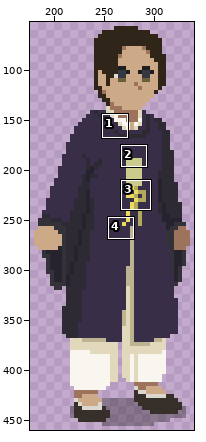
One commit to this pixel-art file: Assets/Resources/Art/Sprites/RichSeiyslanFriend/Animations/RichSeiyslanFriend.ase. The first picture is a wide view before the edit; the outline marks the close-up.
Close-up. Before:
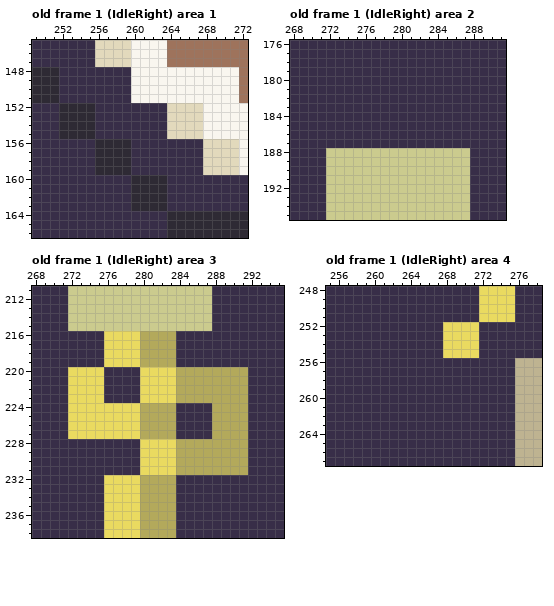
512x512 pixels, 2 frames. Colours within 5 levels of each other are drawn and written as one. Shown: old frame 1 (IdleRight) area 1: x 249..272, y 145..166; old frame 1 (IdleRight) area 2: x 268..291, y 176..195; old frame 1 (IdleRight) area 3: x 268..295, y 211..238; old frame 1 (IdleRight) area 4: x 255..278, y 248..267. The wide view leaves out empty margins. The commit also changed other frames or places, which this record leaves out.
Now the later version:
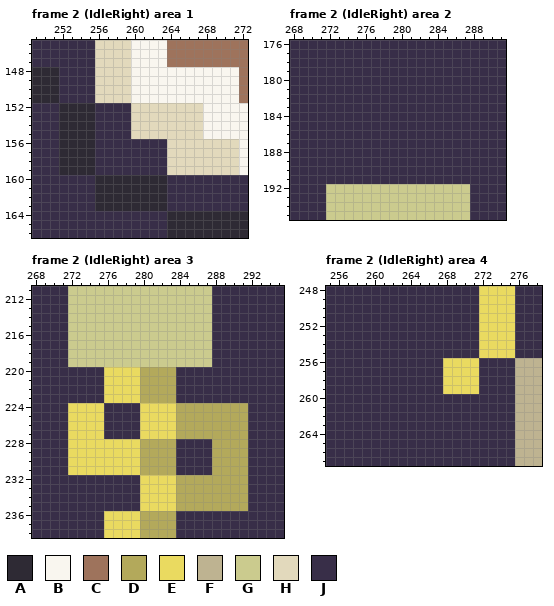
Palette (. is transparent): A #2e2a34  B #f9f6ef  C #9e735c  D #b3a95b  E #eada60  F #beb391  G #cbcb8e  H #e2d9bc  J #382e48
A new or re-ordered frame is compared with the old frame closest to it.
Log entry: chore: added male NPC anims
The edit:
layer "Right/NPC3 animated right" added
layer "NPC3 Copy" removed
frames re-ordered
Changed rows in their new state; - is an unchanged pixel.
Frame 2 (IdleRight) area 1 against old frame 1 (IdleRight), layer "Right/NPC3 animated right":
first column x 252:
148 ----HHHH--------
149 ----HHHH--------
150 ----HHHH--------
151 ----HHHH--------
152 --------HHHH----
153 --------HHHH----
154 --------HHHH----
155 --------HHHH----
156 AAAAJJJJ----HHHH
157 AAAAJJJJ----HHHH
158 AAAAJJJJ----HHHH
159 AAAAJJJJ----HHHH
160 ----AAAA--------
161 ----AAAA--------
162 ----AAAA--------
163 ----AAAA--------
Frame 2 (IdleRight) area 2 against old frame 1 (IdleRight), layer "Right/NPC3 animated right":
first column x 272:
188 JJJJJJJJJJJJJJJJ
189 JJJJJJJJJJJJJJJJ
190 JJJJJJJJJJJJJJJJ
191 JJJJJJJJJJJJJJJJ
Frame 2 (IdleRight) area 3 against old frame 1 (IdleRight), layer "Right/NPC3 animated right":
first column x 272:
216 GGGGGGGGGGGGGGGG----
217 GGGGGGGGGGGGGGGG----
218 GGGGGGGGGGGGGGGG----
219 GGGGGGGGGGGGGGGG----
220 JJJJEEEEDDDDJJJJJJJJ
221 JJJJEEEEDDDDJJJJJJJJ
222 JJJJEEEEDDDDJJJJJJJJ
223 JJJJEEEEDDDDJJJJJJJJ
224 ----JJJJEEEEDDDD----
225 ----JJJJEEEEDDDD----
226 ----JJJJEEEEDDDD----
227 ----JJJJEEEEDDDD----
228 EEEEEEEEDDDDJJJJ----
229 EEEEEEEEDDDDJJJJ----
230 EEEEEEEEDDDDJJJJ----
231 EEEEEEEEDDDDJJJJ----
232 ----JJJJEEEEDDDDDDDD
233 ----JJJJEEEEDDDDDDDD
234 ----JJJJEEEEDDDDDDDD
235 ----JJJJEEEEDDDDDDDD
Frame 2 (IdleRight) area 4 against old frame 1 (IdleRight), layer "Right/NPC3 animated right":
first column x 268:
252 JJJJEEEE
253 JJJJEEEE
254 JJJJEEEE
255 JJJJEEEE
256 EEEE----
257 EEEE----
258 EEEE----
259 EEEE----
